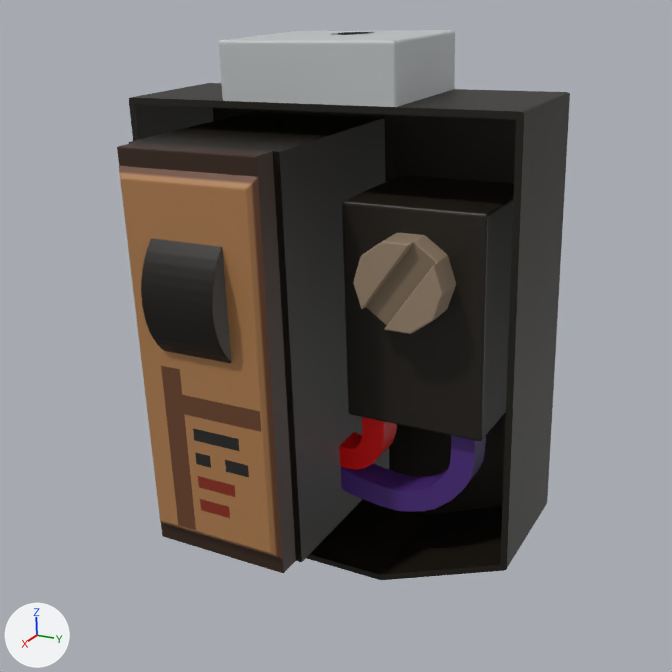
A saved change to the Blender file Assets/Models/CircuitBreakerSmall.blend.
One viewpoint serves both versions: the file's camera 'Camera'. The axes (+X, +Y, +Z) are drawn at lower left. The lights are the same throughout.

The first picture shows 'CircuitBreakerSmall_BuildState0'.
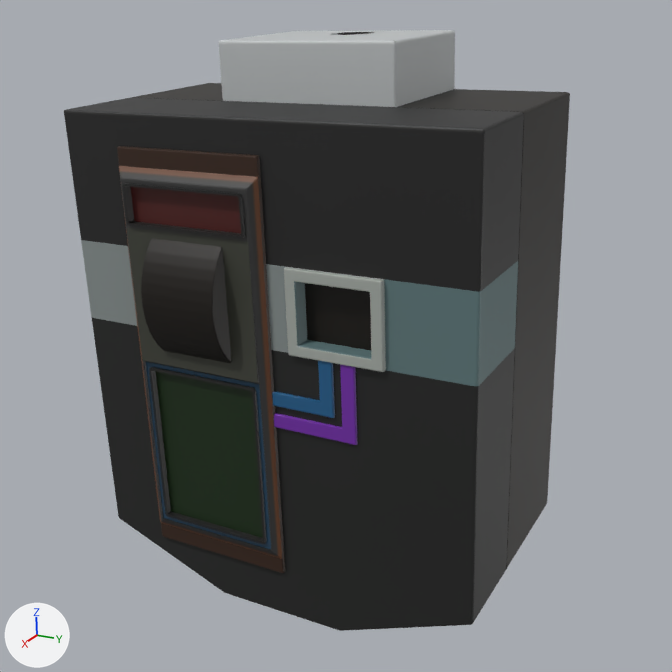
What the commit changed:
me_cube_053 is used by ob_circuitbreakersmall_buildstate0; location (0.0, 0.0, 0.0).
me_cube_053 had 1146 vertices, 935 faces and spanned x -0.038..0.204, y -0.188..0.188, z -0.25..0.25.
me_cube_053 now has 1177 vertices, 1018 faces and spans x -0.038..0.204, y -0.188..0.188, z -0.25..0.25.
me_cube_053 part 1: a new loose piece of 240 vertices spanning x 0.087..0.177, y -0.188..0.188, z -0.25..0.2, in mat_material (picture img_color_black_png_002).
me_cube_053 part 2: a new loose piece of 41 vertices spanning x 0.169..0.175, y -0.006..0.066, z -0.036..0.016, in mat_material (picture img_color_black_png_002).
me_cube_053 part 3: a new loose piece of 41 vertices spanning x 0.169..0.175, y -0.006..0.086, z -0.056..0.016, in mat_material (picture img_color_black_png_002).
me_cube_053 part 4: the loose piece of 178 vertices spanning x -0.035..0.085, y 0.004..0.16, z -0.176..0.12 is deleted.
me_cube_053 part 5: the loose piece of 176 vertices spanning x 0.075..0.115, y 0.055..0.135, z 0.022..0.098 is deleted.
Part 6, on me_cube_053:
101 vertices are removed from x 0.184, y -0.121..0.001, z -0.177..-0.015.
19 faces are deleted.
8 vertices in x 0.183, y -0.123..0.003, z -0.179..-0.178 move by (-0.002, 0.0, 0.0).
4 vertices in x 0.184, y -0.122..0.002, z -0.178 move by (-0.003, 0.0, 0.0).
153 vertices are added at x 0.177..0.186, y -0.121..0.001, z -0.177..0.147.
5 new vertices lie (-0.007, 0.0, 0.0) away from vertices in x 0.186, y -0.116..-0.115, z 0.112..0.143.
6 new vertices lie (-0.007, 0.0, 0.0) away from vertices in x 0.186, y -0.005..-0.004, z 0.111..0.143.
165 new faces join them.
me_cube_053 part 7: 27 kept faces spanning x 0.176..0.184, y -0.129..0.009, z -0.187..0.157 get new texture (UV) coordinates.

What differs and where, as boxes [x1, y1, x2, y2] in the pictures (672 x 672 px):
'CircuitBreakerSmall_BuildState0', reshaped (12% wider, 9% taller)
    before: [117, 30, 570, 580]
    after: [64, 30, 570, 631]
part 1 of me_cube_053, added (black)
    after: [64, 98, 524, 631]
part 2 of me_cube_053, added (blue)
    after: [272, 361, 335, 418]
part 3 of me_cube_053, added (purple)
    after: [274, 365, 358, 445]
part 4 of me_cube_053, deleted (black)
    before: [339, 175, 514, 511]
part 5 of me_cube_053, deleted (brown)
    before: [353, 233, 456, 334]
part 6 of me_cube_053, built on
    before: [121, 180, 271, 553]
    after: [121, 180, 272, 552]
part 7 of me_cube_053, surface changed (brown to grey)
    both: [119, 166, 282, 559]
